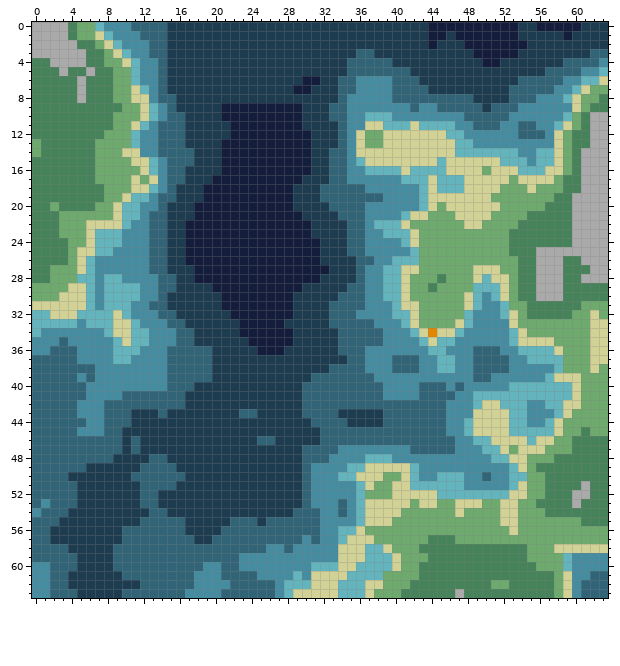
File history of a pixel-art file, Exports/The_Shore.aseprite. The picture above is the old version.
64x64 pixels, 1 frame.
The same view after the edit:
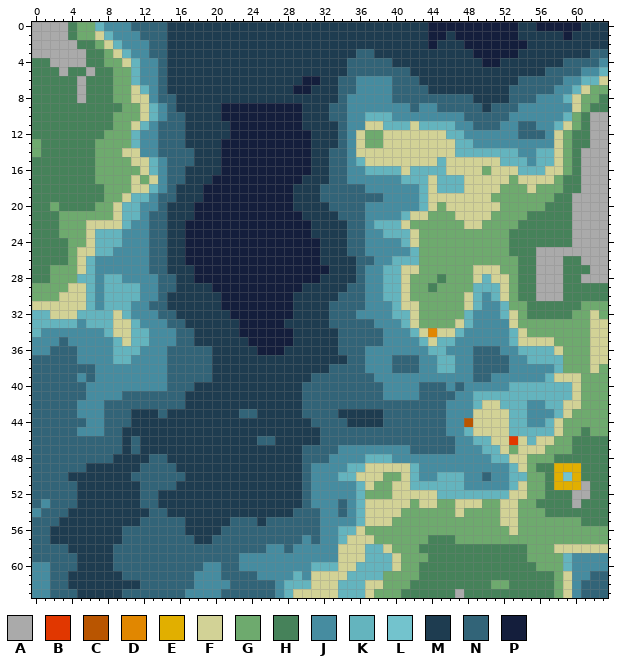
Palette (. is transparent): A #aaaaaa  B #e13700  C #b95500  D #e18700  E #e1af00  F #d2d296  G #6eaa6e  H #46825a  J #468ca0  K #64b4be  L #73c3cd  M #1e3c50  N #326478  P #141e3c
Diff:
Layer "Markings":
Colour F gives way to colour B in row 46 at x 53.
Colour K gives way to colour C in row 44 at x 48.
Colour H gives way to colour E in row 49 at x 58 to 60; in row 50 at x 58 and 60; in row 51 at x 58 to 60.
Colour H gives way to colour L in row 50 at x 59.
Where, in picture pixels (left, top, right, bottom), the same in both pictures:
changed: (464, 418, 518, 445)
changed: (554, 463, 581, 490)
